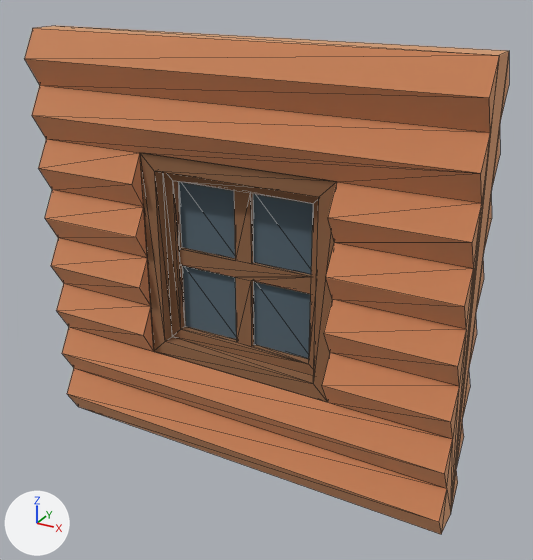
One commit to the glTF model public/glb/cabinWindow.glb: the scene before it, then after it.
The view is the same before and after, from a 50 mm camera at (0.762, -1.275, 1.117) aimed at (0.05, 0.019, 0.469). The lights are fixed; the arrows at lower left show +X, +Y and +Z. Mesh edges are drawn as thin lines. Where no turn or scale is listed for an object, it has been applied to the vertices. Vertices at the same position are counted once.

In view in the first picture: 'cabinWindow', 'frame'.
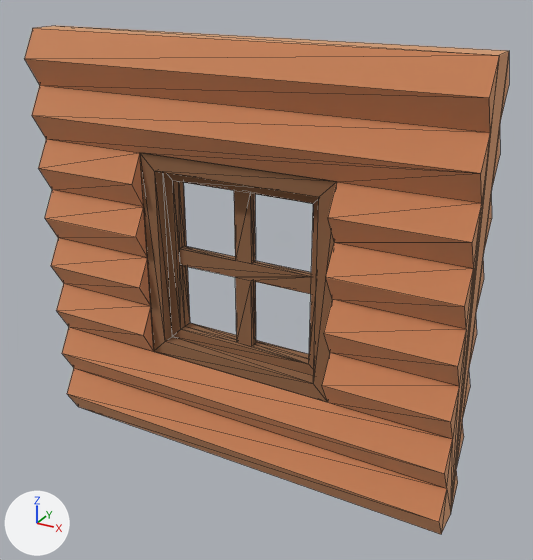
Boxes [x1, y1, x2, y2] around the edits, measured in the pictures (533 x 560 px):
part 1 of me_mesh_frame, deleted (blue)
    before: [178, 182, 313, 359]

Edits to the bpy script that builds the scene:
```text
Change me_mesh_frame:
    where me_mesh_frame.from_pydata(...)  # 64 vertices, 147 faces; spans x -0.23..0.23, y -0.035..0.035, z 0.0..0.486
    used by ob_frame; location = (0.0, 0.0, 0.243)
    verts and faces of me_mesh_frame; kept vertices keep their numbers, new ones are numbered from 64
    before: 16 (-0.169, 0.015, 0.061) at pixel (185, 326), 21 (0.02, 0.015, 0.061) at pixel (254, 344), 22 (0.169, 0.015, 0.061), 23 (-0.02, 0.015, 0.061), 26 (0.02, 0.015, 0.425)
    before: 28 (0.169, 0.015, 0.425), 32 (-0.02, 0.015, 0.425), 33 (-0.169, 0.015, 0.425), 38 (0.169, 0.015, 0.223), 39 (0.169, 0.015, 0.263)
    before: 48 (-0.169, 0.015, 0.263) at pixel (181, 247), 49 (-0.169, 0.015, 0.223), 53 (-0.02, 0.015, 0.223), 61 (0.02, 0.015, 0.263) at pixel (253, 262), 62 (-0.02, 0.015, 0.263)
    before: 63 (0.02, 0.015, 0.223)
    me_mesh_frame part 1
    add delete_faces([(33, 62, 48), (32, 62, 33), (26, 39, 61), (26, 28, 39), (16, 49, 23), (23, 49, 53)])
    add delete_faces([(21, 63, 22), (22, 63, 38)])
    remove me_mesh_frame.materials.append(mat_window)  # blue #82949f
Remove ob_tmpparent:
    ob_tmpparent = bpy.data.objects.new('tmpParent', None)
    ob_tmpparent.location = (0.0, 0.0, 0.0)
```
